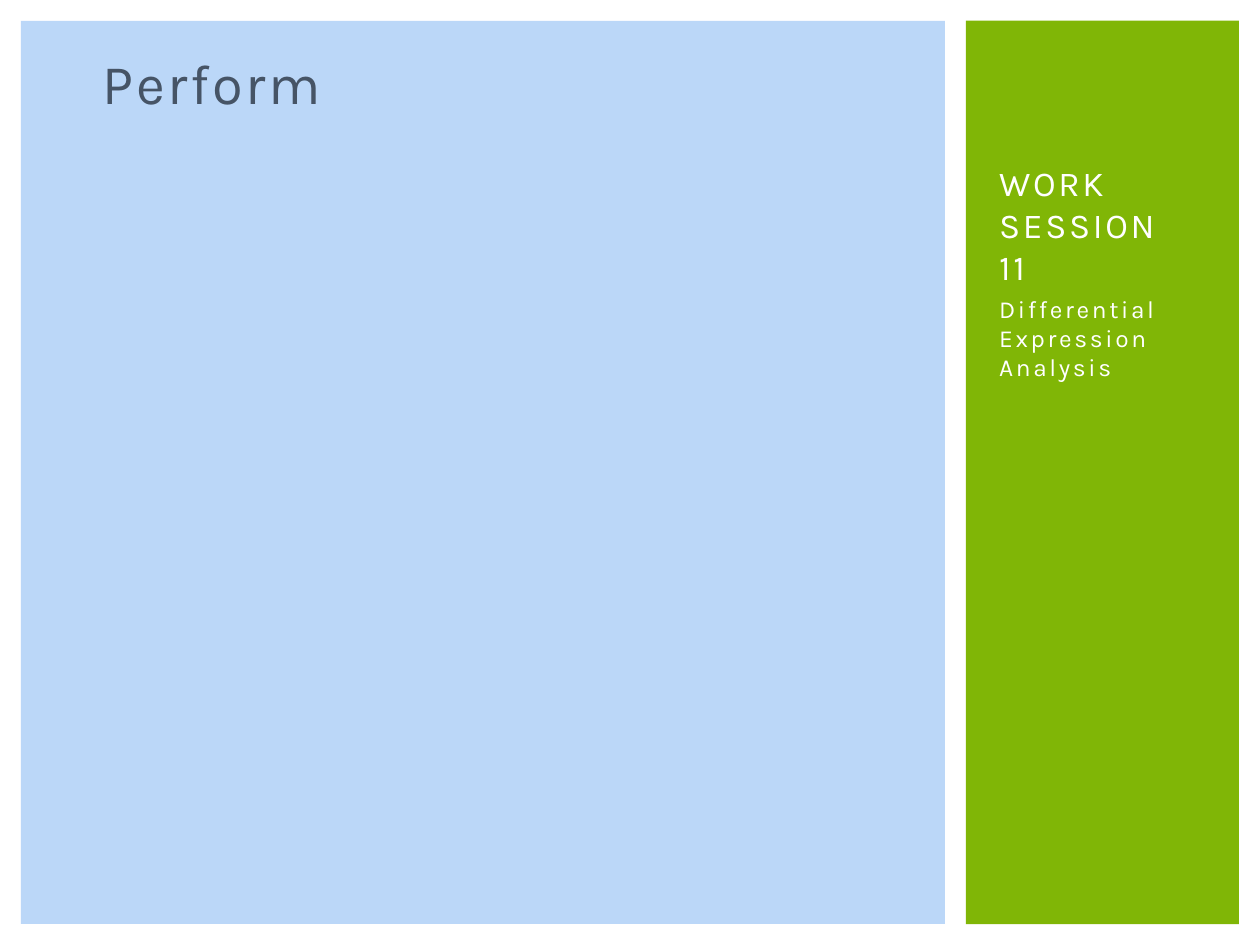
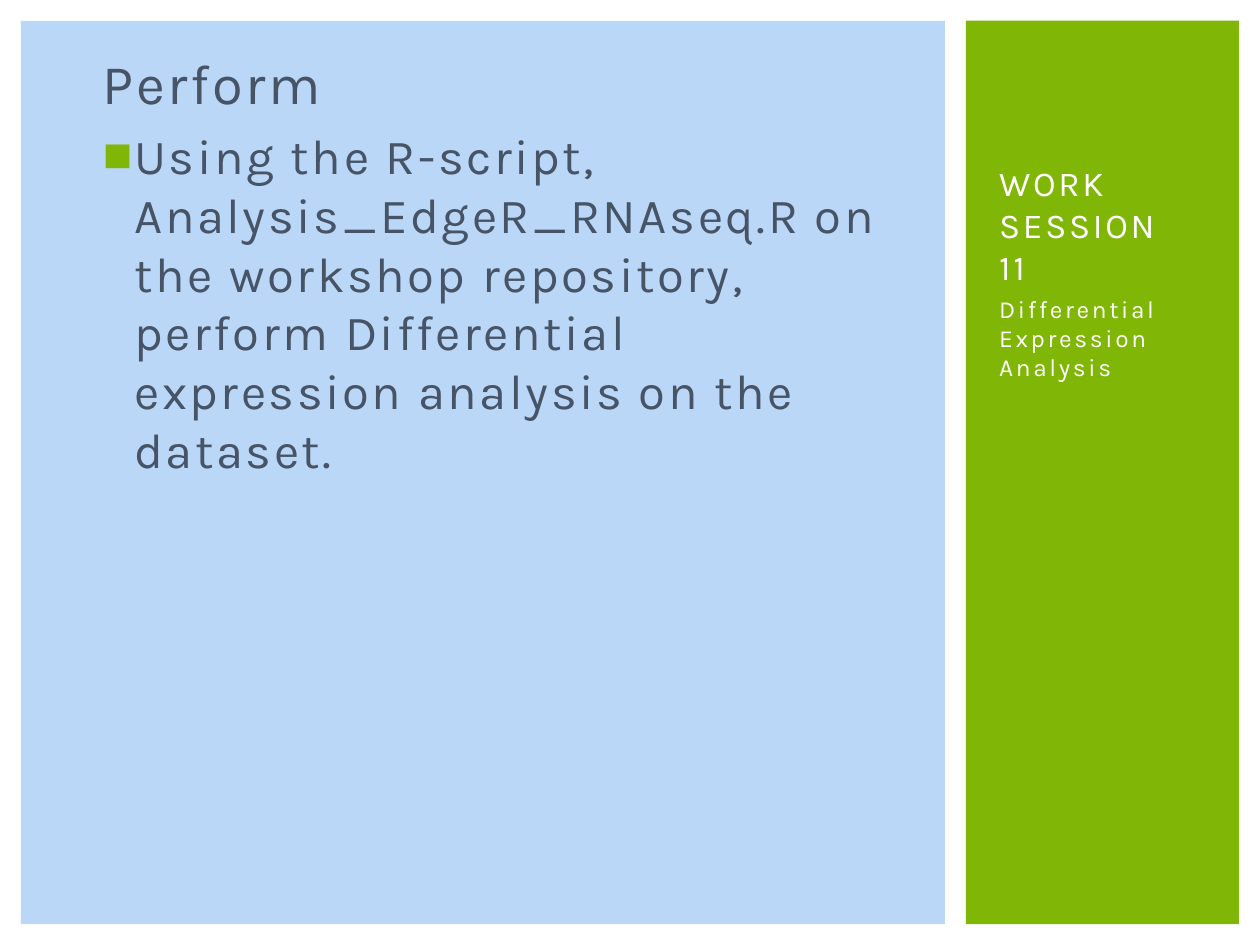
Before and after one commit to msettles/Workshop_RNAseq, a slide deck: slide 99 of powerpoints/RNA-seq-Piracicaba2015.pptx (slide 97 before the commit). Drawn at 1260x945 pixels with LibreOffice and Linux fonts; fonts in the diff are those of the drawing. Boxes give left, top, right and bottom in pixels: in the first picture for what was removed or moved away, otherwise in the second. Text is boxed around its words. In the diff, an @@ line names an element or a change of style, - is before the commit and + after.

Commit message:
workshop final commit

```diff
--- a/powerpoints/RNA-seq-Piracicaba2015.pptx
+++ b/powerpoints/RNA-seq-Piracicaba2015.pptx
@@ text at (134, 140, 874, 469): paragraph added @@
+■ Using the R-script, Analysis_EdgeR_RNAseq.R on the workshop repository, perform Differential expression analysis on the dataset.
```
Also in this commit, not shown: 2 other slides changed, 4 slides added.
